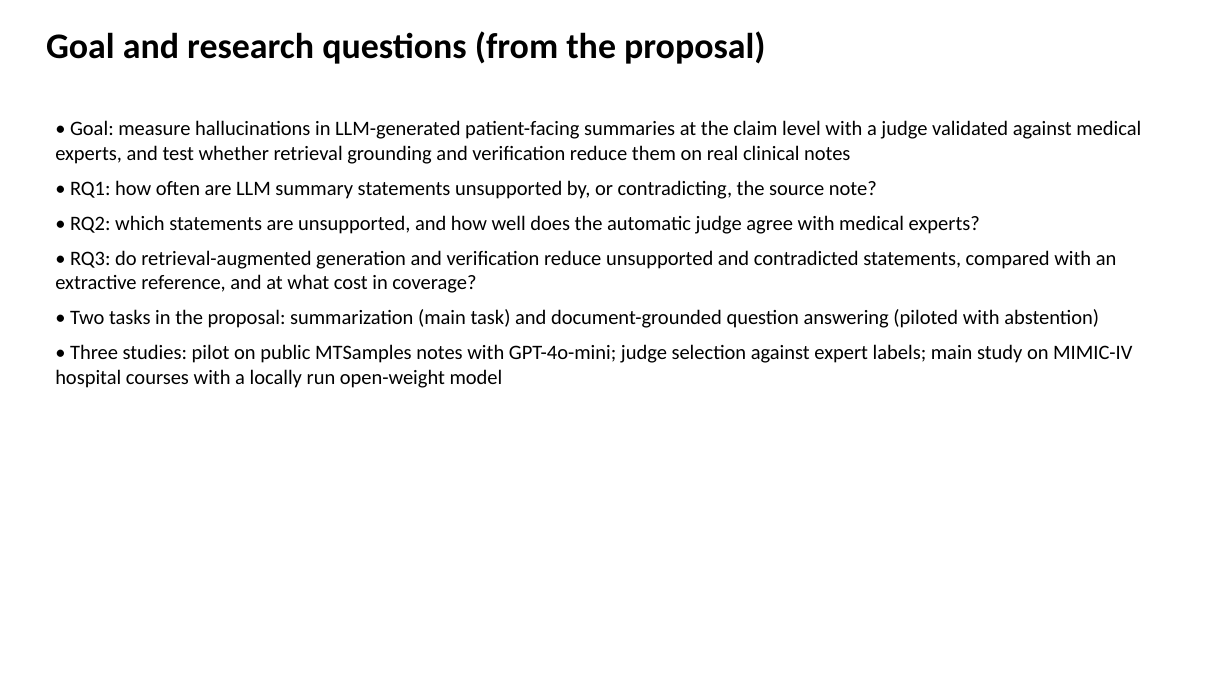
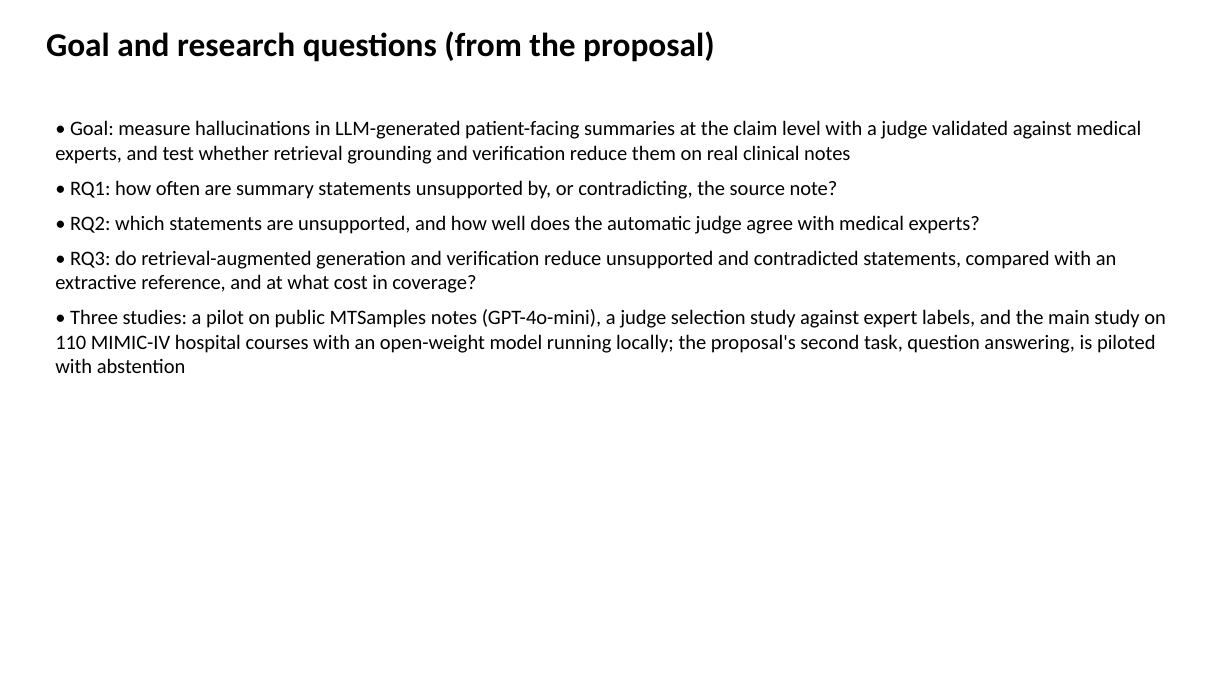
Before and after one commit to slay-a/medical-hallucination-eval, a slide deck: slide 2 of deliverables/Progress_Slides_Fall2026.pptx. Drawn at 1232x693 pixels with LibreOffice and Linux fonts; fonts in the diff are those of the drawing. Boxes give left, top, right and bottom in pixels: in the first picture for what was removed or moved away, otherwise in the second. Text is boxed around its words. In the diff, an @@ line names an element or a change of style, - is before the commit and + after.

Commit message:
Rebuild the progress slides and the source code and data description to match the condensed thesis

```diff
--- a/deliverables/Progress_Slides_Fall2026.pptx
+++ b/deliverables/Progress_Slides_Fall2026.pptx
@@ text "Goal and research questions (from ..." at <box>46,31,714,62</box>: size 28 to 26 pt @@
@@ text at <box>70,180,838,199</box>: text changed @@
-• RQ1: how often are LLM summary statements unsupported by, or contradicting, the source note?
+• RQ1: how often are summary statements unsupported by, or contradicting, the source note?
@@ text at <box>55,309,1166,373</box>: text changed @@
-• Two tasks in the proposal: summarization (main task) and document-grounded question answering (piloted with abstention)
-• Three studies: pilot on public MTSamples notes with GPT-4o-mini; judge selection against expert labels; main study on MIMIC-IV hospital courses with a locally run open-weight model
+• Three studies: a pilot on public MTSamples notes (GPT-4o-mini), a judge selection study against expert labels, and the main study on 110 MIMIC-IV hospital courses with an open-weight model running locally; the proposal's second task, question answering, is piloted with abstention
```
Also in this commit, not shown: 19 other slides changed, 3 slides added, 4 other files.
